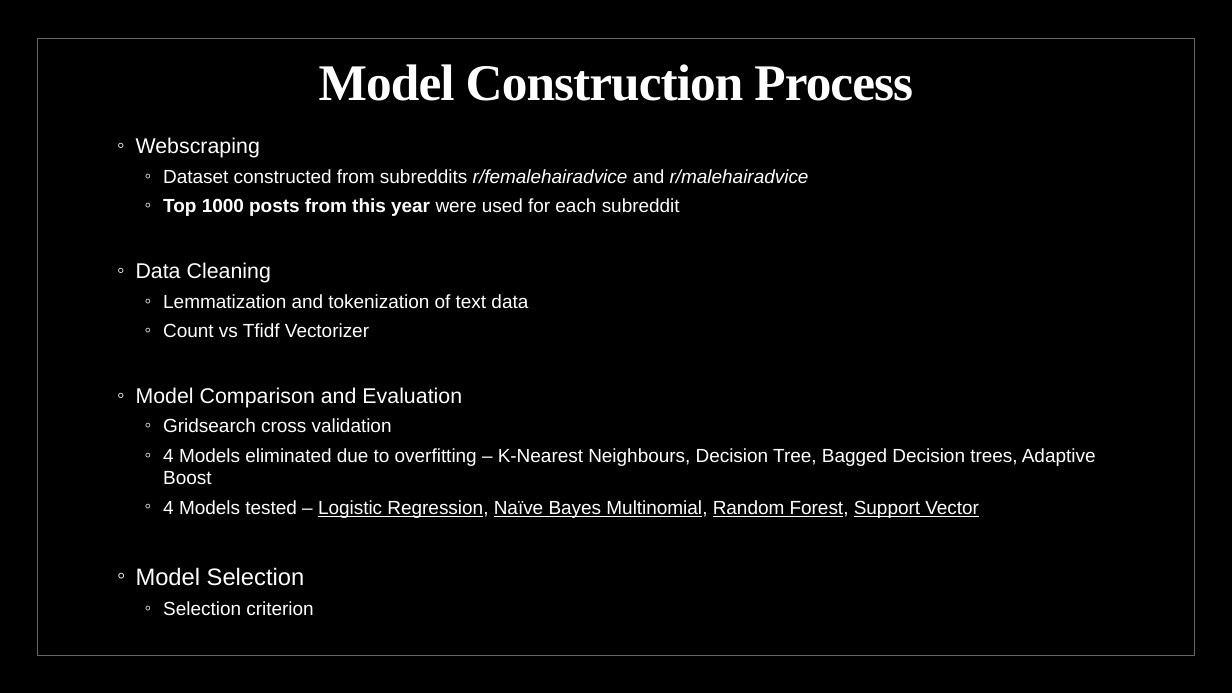
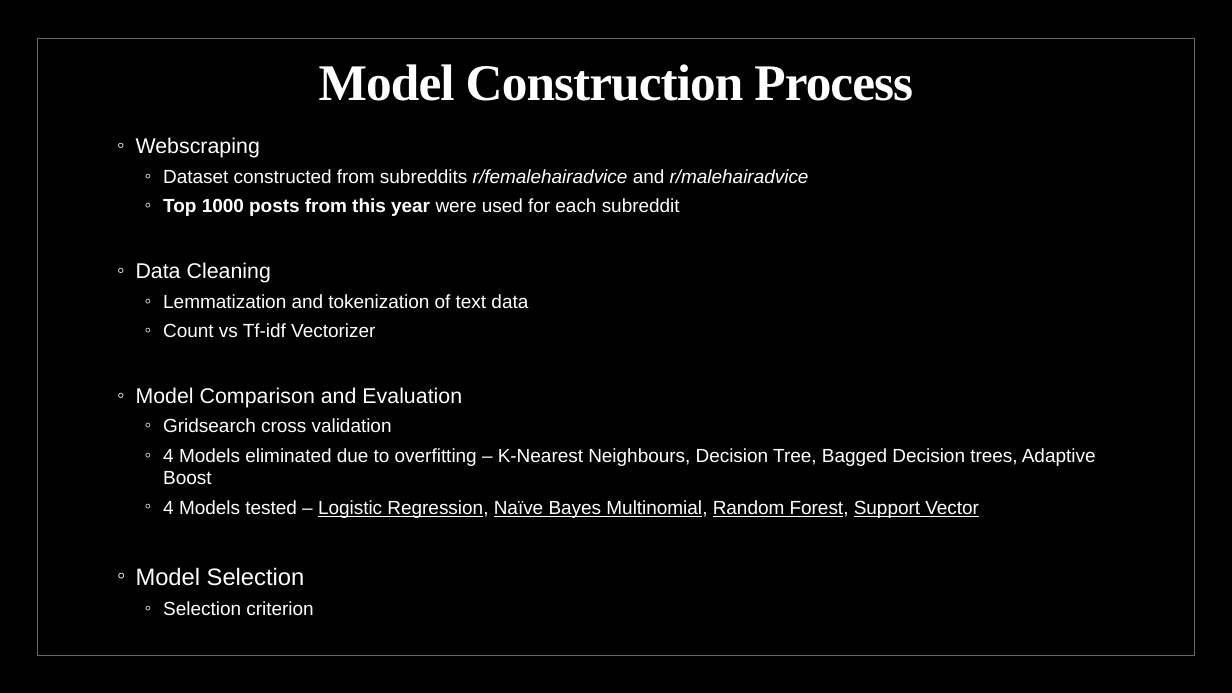
Before and after one commit to chrisgozali/GA_Projects, a slide deck: slide 3 of project_3/Presentation.pptx. Drawn at 1232x693 pixels with LibreOffice and Linux fonts; fonts in the diff are those of the drawing; background and template pictures are left out. Boxes give left, top, right and bottom in pixels: in the first picture for what was removed or moved away, otherwise in the second. Text is boxed around its words. In the diff, an @@ line names an element or a change of style, - is before the commit and + after.

```diff
--- a/project_3/Presentation.pptx
+++ b/project_3/Presentation.pptx
@@ text at (x1=163, y1=323, x2=375, y2=338): text changed @@
-  ◦ Count vs Tfidf Vectorizer
+  ◦ Count vs Tf-idf Vectorizer
```
Also in this commit, not shown: 6 other slides changed, 23 other files.
